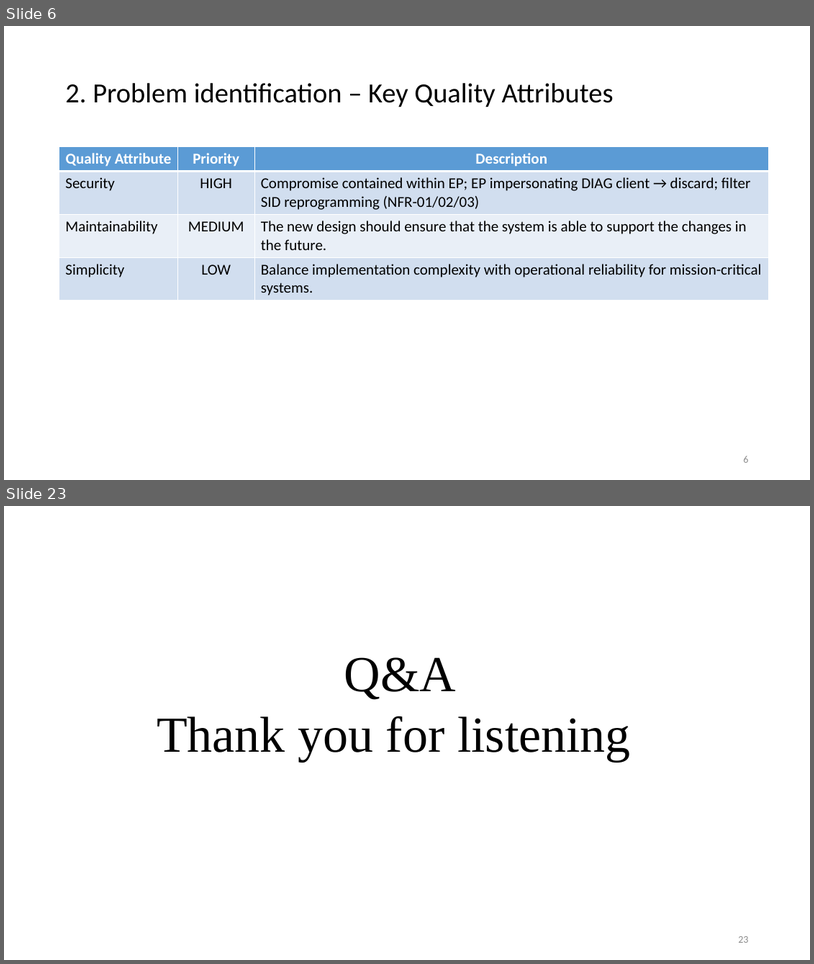
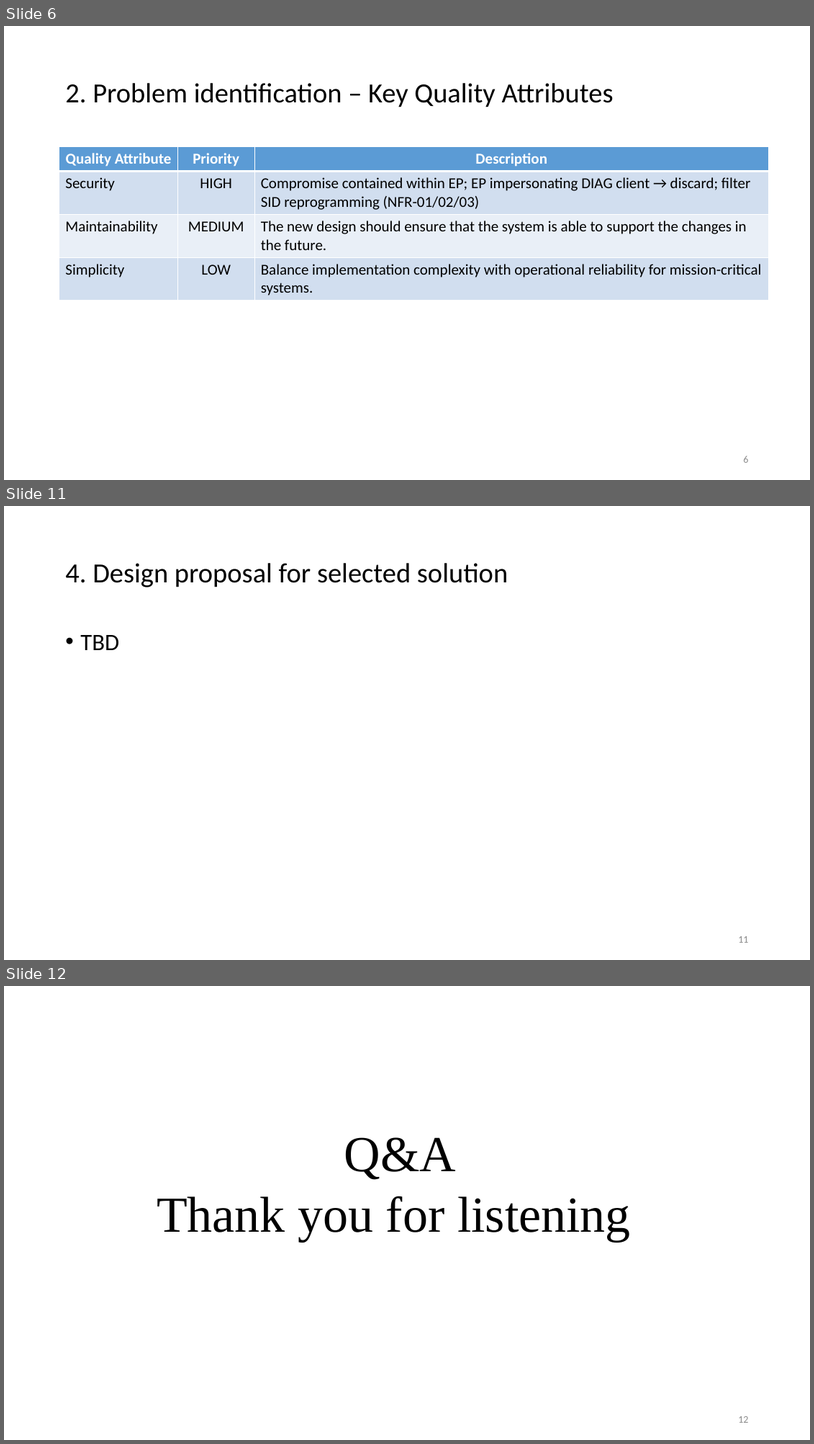
Before and after one commit to btqt/fe, a slide deck: FE_phi.vu_Design of Secure Remote Diag on Container Separation Architecture.pptx. Shown one above the other, each under a label of ours: slides 6 and 23 before the commit, slides 6, 11 and 12 after it; the slides between them are not shown. The pictures are 814x964 and 814x1444 pixels, drawn with LibreOffice and Linux fonts; fonts in the diff are those of the drawing. Boxes give left, top, right and bottom in pixels: in the first picture for what was removed or moved away, otherwise in the second. Text is boxed around its words. In the diff, an @@ line names an element or a change of style, - is before the commit and + after.

```diff
--- a/FE_phi.vu_Design of Secure Remote Diag on Container Separation Architecture.pptx
+++ b/FE_phi.vu_Design of Secure Remote Diag on Container Separation Architecture.pptx
@@ slide 11 added at (4, 506, 810, 960), background #FFFFFF @@
@@ title added at (65, 563, 508, 587), 33 pt, text #000000 @@
+4. Design proposal for selected solution
@@ text added at (80, 635, 119, 650), 28 pt, text #000000 @@
+• TBD
@@ page number added at (738, 936, 748, 942), 12 pt, text #8C8C8C @@
+11
@@ what was slide 23 is now slide 12 @@
@@ page number at (738, 1416, 748, 1422): text changed @@
-23
+12
```
Also in this commit, not shown: 5 slides changed, 2 other slides added, 4 other files.
